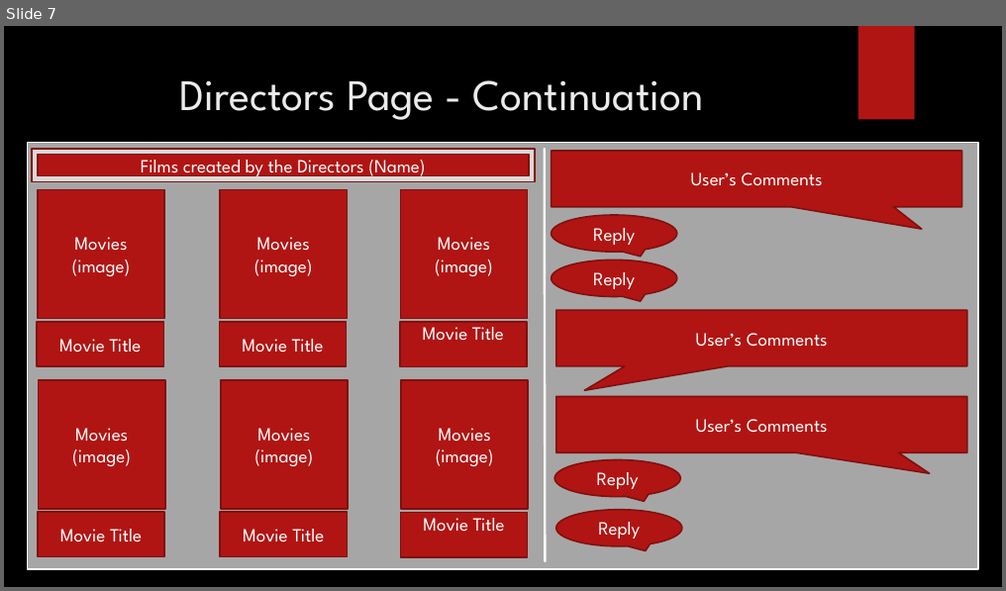
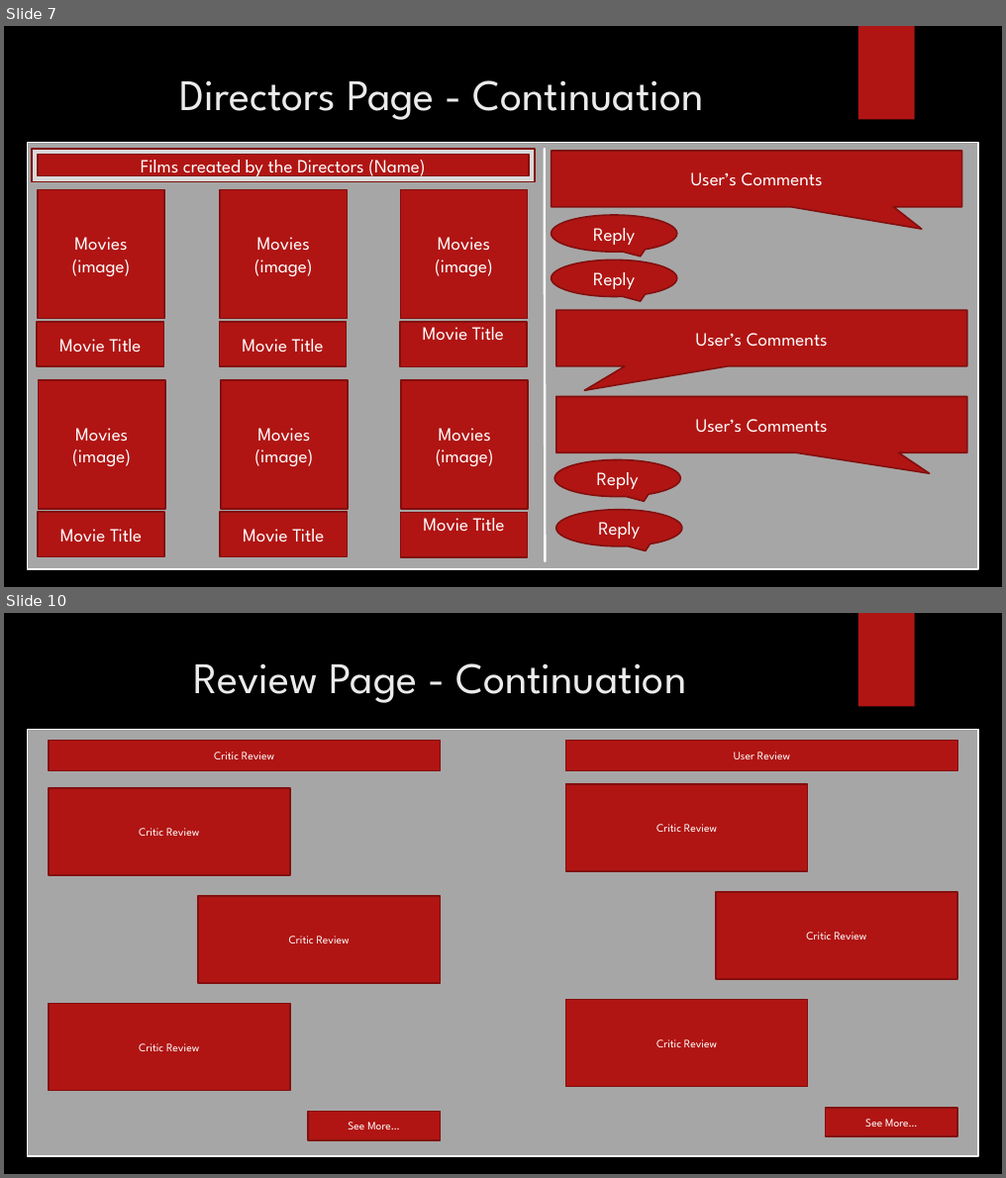
Before and after one commit to wtaylorLC/5nite, a slide deck: Storyboard.pptx. Shown one above the other, each under a label of ours: slide 7 before the commit, slides 7 and 10 after it; the slides between them are not shown. The pictures are 1006x591 and 1006x1178 pixels, drawn with LibreOffice and Linux fonts; fonts in the diff are those of the drawing; background and template pictures are left out. Boxes give left, top, right and bottom in pixels: in the first picture for what was removed or moved away, otherwise in the second. Text is boxed around its words. In the diff, an @@ line names an element or a change of style, - is before the commit and + after.

```diff
--- a/Storyboard.pptx
+++ b/Storyboard.pptx
@@ slide 10 added at (4,613,1002,1174), background picture (left out); not listed: 1 template element that a slide beside it also shows @@
@@ title added at (193,663,686,703), 42 pt, text #EBEBEB @@
+Review Page - Continuation
@@ rectangle added at (27,729,979,1157), fill #A6A6A6, outline #FFFFFF 1.5 pt @@
@@ rectangle added at (49,741,440,771), fill #B01513, outline #82100E 1.5 pt, 11 pt, text #FFFFFF @@
+Critic Review
@@ rectangle added at (566,741,957,771), fill #B01513, outline #82100E 1.5 pt, 11 pt, text #FFFFFF @@
+User Review
@@ rectangle added at (49,788,290,875), fill #B01513, outline #82100E 1.5 pt, 11 pt, text #FFFFFF @@
+Critic Review
@@ rectangle added at (566,784,808,871), fill #B01513, outline #82100E 1.5 pt, 11 pt, text #FFFFFF @@
+Critic Review
@@ rectangle added at (199,896,441,983), fill #B01513, outline #82100E 1.5 pt, 11 pt, text #FFFFFF @@
+Critic Review
@@ rectangle added at (716,892,957,979), fill #B01513, outline #82100E 1.5 pt, 11 pt, text #FFFFFF @@
+Critic Review
@@ rectangle added at (49,1004,290,1090), fill #B01513, outline #82100E 1.5 pt, 11 pt, text #FFFFFF @@
+Critic Review
@@ rectangle added at (566,1000,808,1087), fill #B01513, outline #82100E 1.5 pt, 11 pt, text #FFFFFF @@
+Critic Review
@@ rectangle added at (308,1112,441,1141), fill #B01513, outline #82100E 1.5 pt, 11 pt, text #FFFFFF @@
+See More…
@@ rectangle added at (826,1108,957,1137), fill #B01513, outline #82100E 1.5 pt, 11 pt, text #FFFFFF @@
+See More…
```
Also in this commit, not shown: 2 other slides added.
